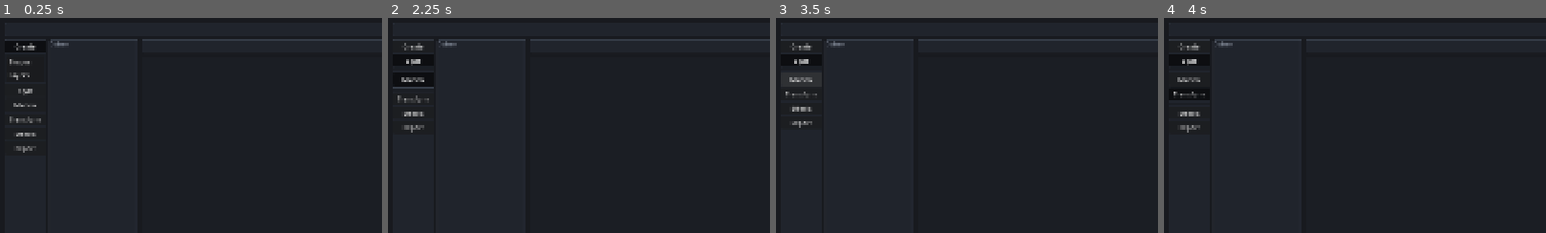
Above: before the commit, frames 1-4 (left to right).
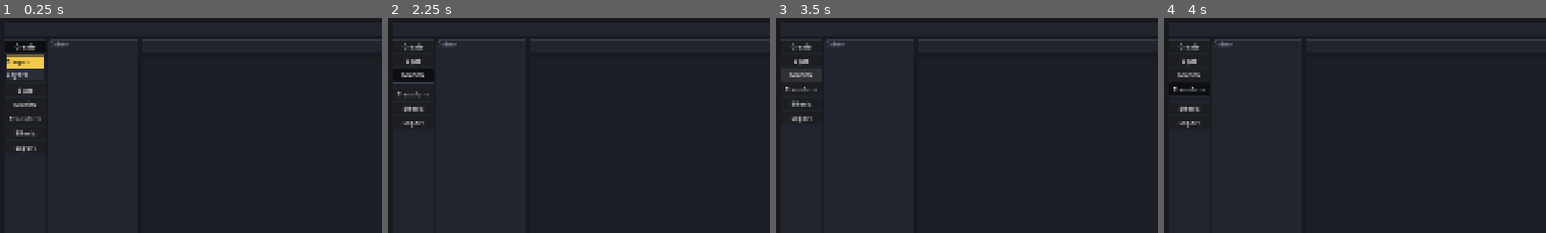
Above: after the commit, the same moments.

Repository: umut144/PolyPixar
Game: Godot game, scene res://scenes/main.tscn
Same seed, same stepped clock (60 frames per second), same inputs: the game is played once before the commit and once after it.
Inputs:
- Up to frame 1 (0.25 s): no input
- Up to frame 2 (2.25 s): click "Create" at 0.5 s; click "Style" at 1.25 s; click "Motion" at 2 s
- Up to frame 3 (3.5 s): click "Motion" at 2.75 s
- Up to frame 4 (4 s): click "Transform" at 3.5 s
The pictures show only the part of the screen within x 0-50%, y 0-50%; the shares and areas given below are measured in that part.

The runs differ from the first frame. In frame 1, 1.1% of the frame differs, in the area x 1-12%, y 16-63%; in frame 2, 1.1%; in frame 3, 0.8%; in frame 4, 0.9%.

Commit message:
ui: add accordion category navigation

Diff:
--- a/scripts/main.gd
+++ b/scripts/main.gd
@@ -5,6 +5,7 @@
 
 var active_create_submodule := "Shapes"
 var outliner_list: VBoxContainer
+var module_sections: Array[ModuleSection] = []
 
 
 func _ready() -> void:
@@ -141,9 +142,26 @@
 func _add_module_section(parent: Container, module_name: String, submodules: Array, open_by_default := false) -> void:
 	var section := ModuleSection.new()
 	section.setup(module_name, submodules, open_by_default)
-	section.submodule_pressed.connect(_select_create_submodule)
+	section.module_pressed.connect(_on_category_pressed)
+	section.submodule_pressed.connect(_select_submodule.bind(section))
+	module_sections.append(section)
 	parent.add_child(section)
 
 
-func _select_create_submodule(_module_name: String, submodule: String) -> void:
-	active_create_submodule = submodule
+func _on_category_pressed(_module_name: String) -> void:
+	var pressed_section := _find_section(_module_name)
+	for section in module_sections:
+		section.set_expanded(section == pressed_section and section.expanded)
+
+
+func _find_section(module_name: String) -> ModuleSection:
+	for section in module_sections:
+		if section.module_name == module_name:
+			return section
+	return null
+
+
+func _select_submodule(module_name: String, submodule: String, section: ModuleSection) -> void:
+	section.set_active_submodule(submodule)
+	if module_name == "Create":
+		active_create_submodule = submodule
--- a/scripts/module_section.gd
+++ b/scripts/module_section.gd
@@ -9,6 +9,7 @@
 var content_panel: PanelContainer
 var content_list: VBoxContainer
 var expanded := false
+var active_submodule := ""
 
 
 func setup(name: String, submodules: Array, open_by_default := false) -> void:
@@ -31,6 +32,8 @@
 
 	for submodule in submodules:
 		_add_submodule_button(str(submodule))
+	if not submodules.is_empty():
+		set_active_submodule(str(submodules[0]))
 	set_expanded(open_by_default)
 
 
@@ -59,6 +62,36 @@
 	content_list.add_child(button)
 
 
+func set_active_submodule(submodule_name: String) -> void:
+	active_submodule = submodule_name
+	if not is_instance_valid(content_list):
+		return
+	for child in content_list.get_children():
+		var button := child as Button
+		if button == null:
+			continue
+		var is_active := button.text == active_submodule
+		button.add_theme_stylebox_override("normal", _create_submodule_style(is_active, false))
+		button.add_theme_stylebox_override("hover", _create_submodule_style(is_active, true))
+		button.add_theme_stylebox_override("pressed", _create_submodule_style(is_active, true))
+		button.add_theme_stylebox_override("focus", _create_submodule_style(is_active, false))
+		button.add_theme_color_override("font_color", Color("#0b0d10") if is_active else Color("#d6dbe4"))
+		button.add_theme_color_override("font_hover_color", Color("#0b0d10") if is_active else Color("#ffffff"))
+		button.add_theme_color_override("font_pressed_color", Color("#0b0d10") if is_active else Color("#ffffff"))
+
+
+func _create_submodule_style(is_active: bool, is_hovered: bool) -> StyleBoxFlat:
+	var style := StyleBoxFlat.new()
+	style.bg_color = Color("#f2c94c") if is_active else Color("#282d36")
+	if is_hovered and not is_active:
+		style.bg_color = Color("#343b47")
+	style.corner_radius_top_left = 2
+	style.corner_radius_top_right = 2
+	style.corner_radius_bottom_left = 2
+	style.corner_radius_bottom_right = 2
+	return style
+
+
 func _create_content_style() -> StyleBoxFlat:
 	var style := StyleBoxFlat.new()
 	style.bg_color = Color("#1b1e24")
Not shown, changed: AI_CONTEXT.md
Not shown, changed: ARCHITECTURE.md
Not shown, changed: MVP_CHECKLIST.md
